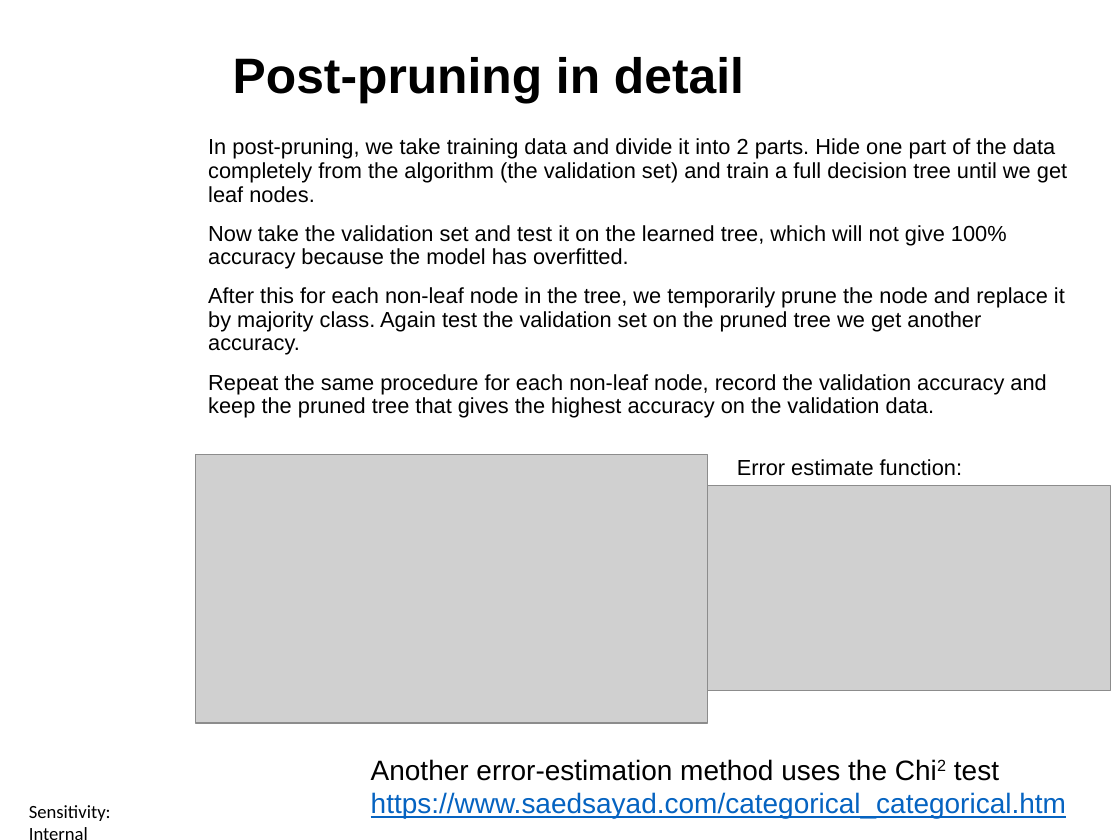
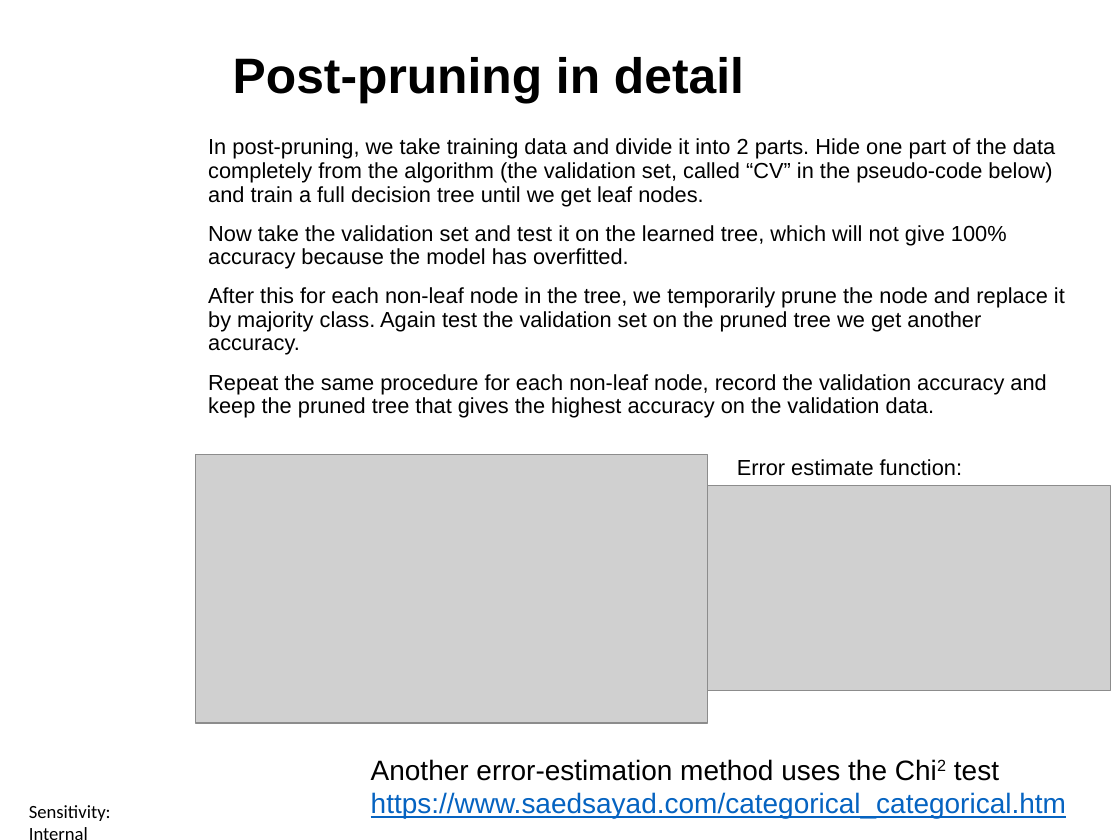
Before and after one commit to ctsallis/frontiers_in_ai_and_data_science, a slide deck: slide 38 of content/Lectures/Semester 1/Week 6/1 Lecture/1.6 Classification Problems and Decision Tree Induction (Lecture).pptx. Drawn at 1120x840 pixels with LibreOffice and Linux fonts; fonts in the diff are those of the drawing; grey boxes stand for pictures; background and template pictures are left out. Boxes give left, top, right and bottom in pixels: in the first picture for what was removed or moved away, otherwise in the second. Text is boxed around its words. In the diff, an @@ line names an element or a change of style, - is before the commit and + after.

```diff
--- a/content/Lectures/Semester 1/Week 6/1 Lecture/1.6 Classification Problems and Decision Tree Induction (Lecture).pptx
+++ b/content/Lectures/Semester 1/Week 6/1 Lecture/1.6 Classification Problems and Decision Tree Induction (Lecture).pptx
@@ text at <box>208,138,1055,206</box>: text changed @@
-In post-pruning, we take training data and divide it into 2 parts. Hide one part of the data completely from the algorithm (the validation set) and train a full decision tree until we get leaf nodes.
+In post-pruning, we take training data and divide it into 2 parts. Hide one part of the data completely from the algorithm (the validation set, called “CV” in the pseudo-code below) and train a full decision tree until we get leaf nodes.
```
Also in this commit, not shown: 6 other slides changed, 1 other file.
